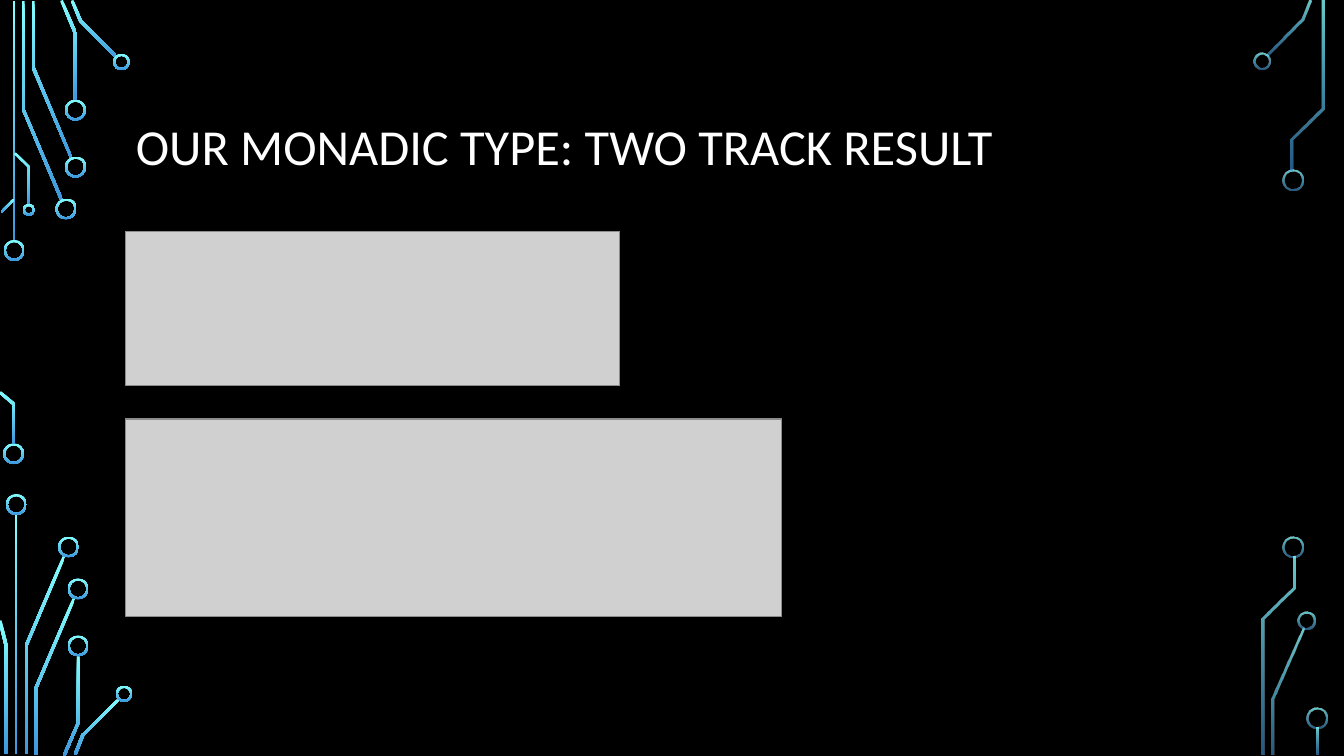
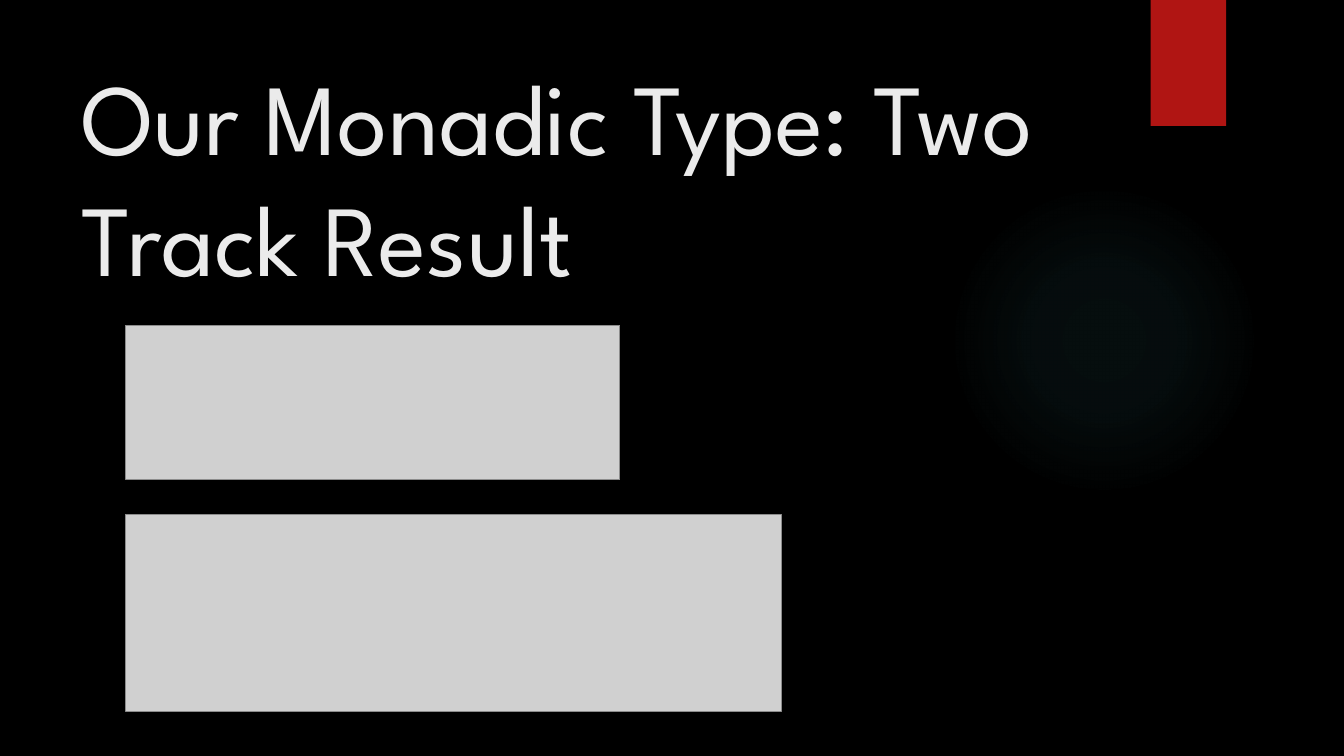
Before and after one commit to daleardi/roptalk, a slide deck: slide 17 of Monadic Error Handling Final.pptx. Drawn at 1344x756 pixels with LibreOffice and Linux fonts; fonts in the diff are those of the drawing; grey boxes stand for pictures; background and template pictures are left out. Boxes give left, top, right and bottom in pixels: in the first picture for what was removed or moved away, otherwise in the second. Text is boxed around its words. In the diff, an @@ line names an element or a change of style, - is before the commit and + after.

Commit message:
changed font size

```diff
--- a/Monadic Error Handling Final.pptx
+++ b/Monadic Error Handling Final.pptx
@@ rectangle added at bbox=[1150, 0, 1226, 126], fill #B01513 @@
@@ title "Our Monadic Type: Two Track ..." at bbox=[81, 85, 1032, 278]: vertical alignment middle to top @@
@@ title at bbox=[81, 85, 1032, 278]: text changed; size 36 to 72 pt; font Calibri to League Spartan; text colour #FFFFFF to #EBEBEB @@
-OUR MONADIC TYPE: TWO TRACK RESULT
+Our Monadic Type: Two Track Result
@@ picture: place and size @@
-picture at bbox=[126, 231, 620, 386]
+picture at bbox=[126, 326, 620, 481]
@@ picture: place and size @@
-picture at bbox=[126, 419, 781, 617]
+picture at bbox=[126, 514, 781, 712]
@@ group removed at bbox=[0, 0, 1328, 756]: 33 freeform shapes, 3 rectangles @@
```
Also in this commit, not shown: 40 other slides changed.
